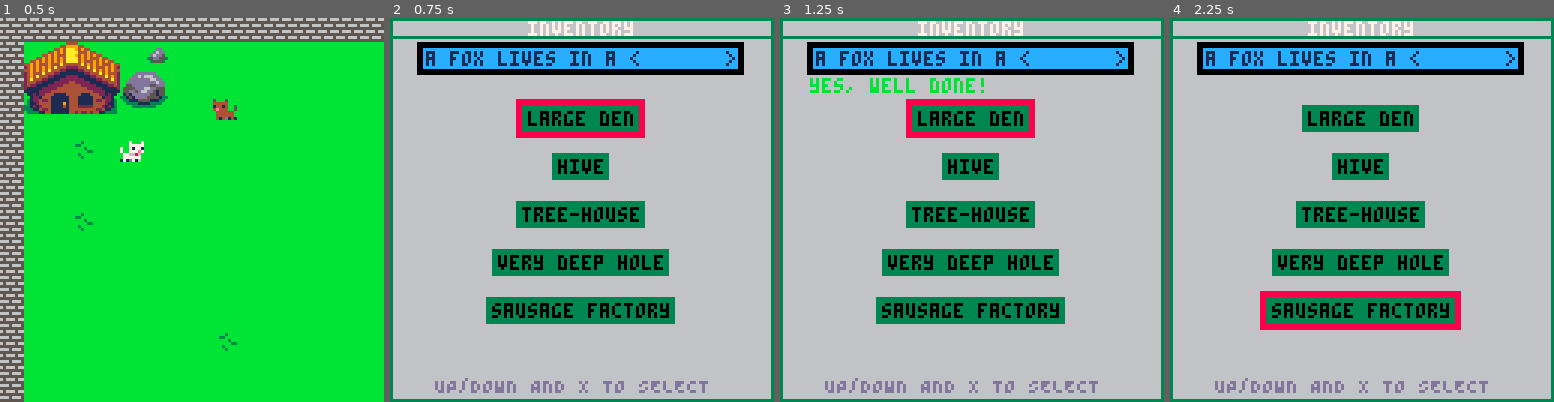
Above: before the commit, frames 1-4 (left to right).
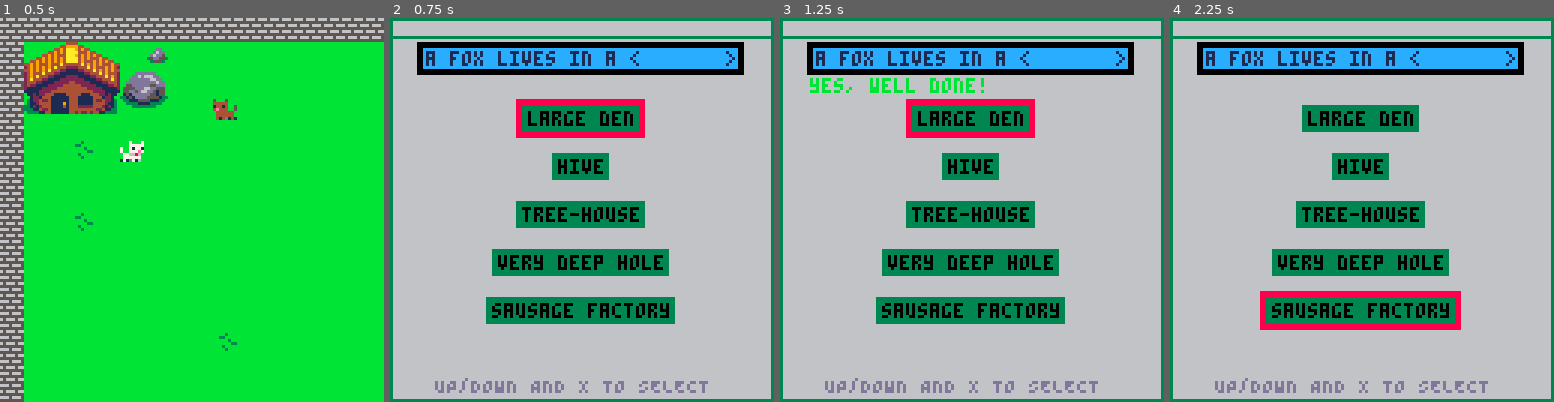
Above: after the commit, the same moments.

Repository: Mackeriah/FurlockBones-game
Game: PICO-8 cartridge furlock bones.p8
The game is run twice, just before and just after one commit, with the same random seed, the same clock (stepped at 60 frames per second) and the same inputs.
Inputs:
- Up to frame 1 (0.5 s): tap X (X key) at 0.33 s
- Up to frame 2 (0.75 s): tap O (Z key) at 0.7 s
- Up to frame 3 (1.25 s): tap X (X key) at 1.07 s
- Up to frame 4 (2.25 s): hold Right 1.6-2.1 s; tap O (Z key) at 1.7, 2.1 s; tap X (X key) at 1.85 s; hold Up from 2.15 s (still down)

Frame 1 is identical in both runs. In frame 2, 0.5% of the frame differs, in the area x 35-64%, y 0-5%; in frame 3, 0.5%; in frame 4, 0.5%.

Commit message:
fixed UI bug

Diff:
--- a/furlock bones.p8
+++ b/furlock bones.p8
@@ -16,6 +16,8 @@
 	-- debug_mode = false
 	camera_x = 0
 	camera_y = 0
+	tmp_camera_x = 0
+	tmp_camera_y = 0
 	activeGame = false
 	anim_time = 0
 	anim_wait = 0.1
@@ -87,11 +90,16 @@
 		if text.active == true then draw_conversation()	end
 	end
 	if show_inventory == true then
+		tmp_camera_x = camera_x -- store previous camera position so we can return to it later
+		tmp_camera_y = camera_y
+		camera_x = 0 -- put camera at 0,0 as that's the way I'm drawing sentence game
+		camera_y = 0
+		camera(camera_x,camera_y)
 		rectfill(0, 0, 127, 127, 6) -- fill screen
 		rect(0, 0, 127, 127, 3) -- screen border
 		rect(0, 0, 127, 6, 3) -- top heading
-		string = "inventory"
-		print(string,64 - (#string * 2),1,7) -- heading text
+		--string = "inventory"
+		--print(string,64 - (#string * 2),1,7) -- heading text
 		if text.pages == true then draw_pages_minigame() end
 	end
 end
@@ -180,6 +188,8 @@
 	elseif (btnp(🅾️)) and show_inventory == true then
 		show_inventory = false
 		conversation_state = previous_conversation_state -- return to previous convo state
+		camera_x = tmp_camera_x
+		camera_y = tmp_camera_y
 	end
 end
 
@@ -657,7 +667,7 @@
 			conversation_state = "sign2"
 		end
 	elseif conversation_state == "sign2" then
-		new_conversation({"it says 'owls house this way' "})
+		new_conversation({"owl's house this way"})
 		if (btnp(❎)) then
 			conversation_state = "none"
 		end
@@ -668,7 +678,7 @@
 			conversation_state = "sign3"
 		end
 	elseif conversation_state == "sign3" then
-		new_conversation({"it says","'i'm very busy you know'"})
+		new_conversation({"i'm very busy you know"})
 		if (btnp(❎)) then
 			conversation_state = "none"
 		end
